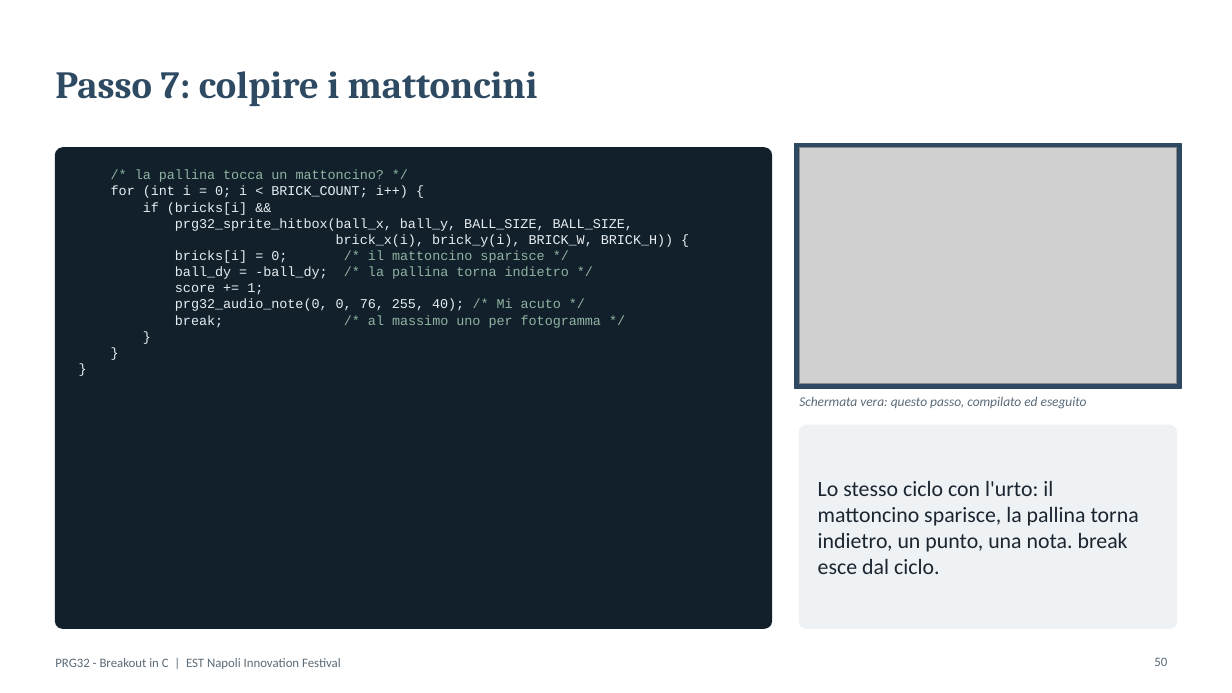
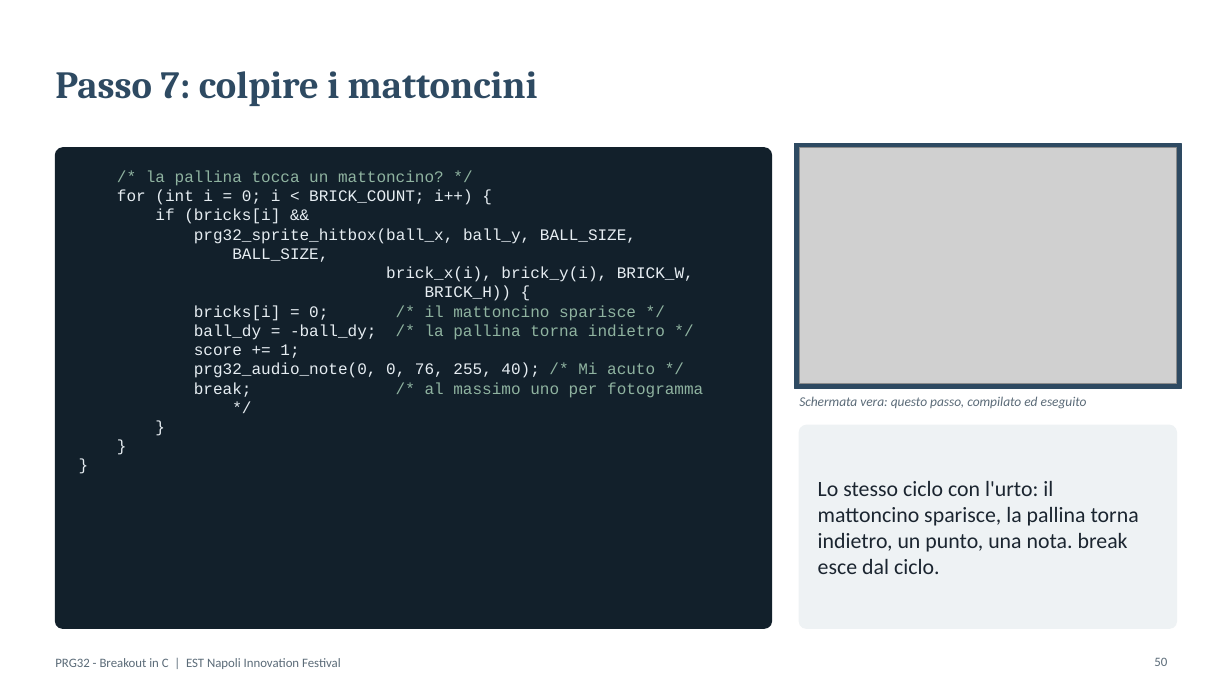
Before and after one commit to riscv-prg32/Playing-with-RISC-V_PRG32_textbook, a slide deck: slide 50 of workshops/EST-Napoli_Innovation_Festival/PRG32_Breakout_C.pptx. Drawn at 1232x693 pixels with LibreOffice and Linux fonts; fonts in the diff are those of the drawing; grey boxes stand for pictures. Boxes give left, top, right and bottom in pixels: in the first picture for what was removed or moved away, otherwise in the second. Text is boxed around its words. In the diff, an @@ line names an element or a change of style, - is before the commit and + after.

```diff
--- a/workshops/EST-Napoli_Innovation_Festival/PRG32_Breakout_C.pptx
+++ b/workshops/EST-Napoli_Innovation_Festival/PRG32_Breakout_C.pptx
@@ text at [117, 170, 665, 378]: size 10.5 to 12.5 pt in "/* la pallina tocca un mattoncino? */", "for (int i = 0; i < ...", "if (bricks[i] &&", "bricks[i] = 0; /* il mattoncino sparisce ..." and 6 more places @@
@@ text at [194, 228, 694, 301]: text changed; size 10.5 to 12.5 pt @@
-prg32_sprite_hitbox(ball_x, ball_y, BALL_SIZE, BALL_SIZE,
-brick_x(i), brick_y(i), BRICK_W, BRICK_H)) {
+prg32_sprite_hitbox(ball_x, ball_y, BALL_SIZE,
+BALL_SIZE,
+brick_x(i), brick_y(i), BRICK_W,
+BRICK_H)) {
@@ text at [194, 382, 703, 398]: text changed; size 10.5 to 12.5 pt @@
-break; /* al massimo uno per fotogramma */
+break; /* al massimo uno per fotogramma
+*/
```
Also in this commit, not shown: 8 other slides changed, 43 other files.
